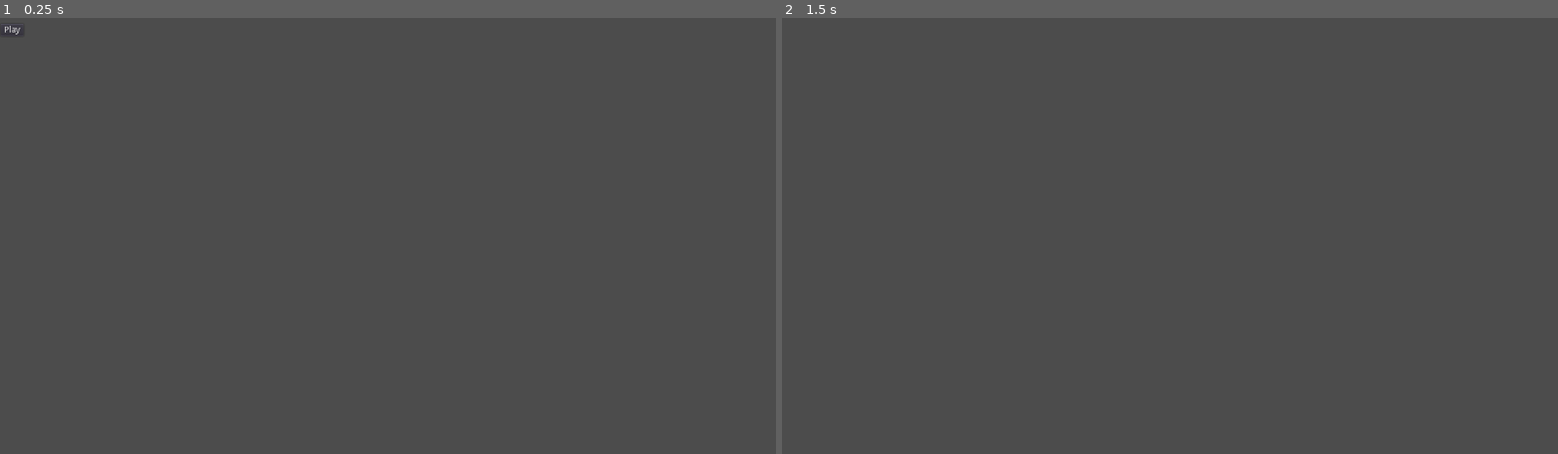
Above: before the commit, frames 1-2 (left to right).
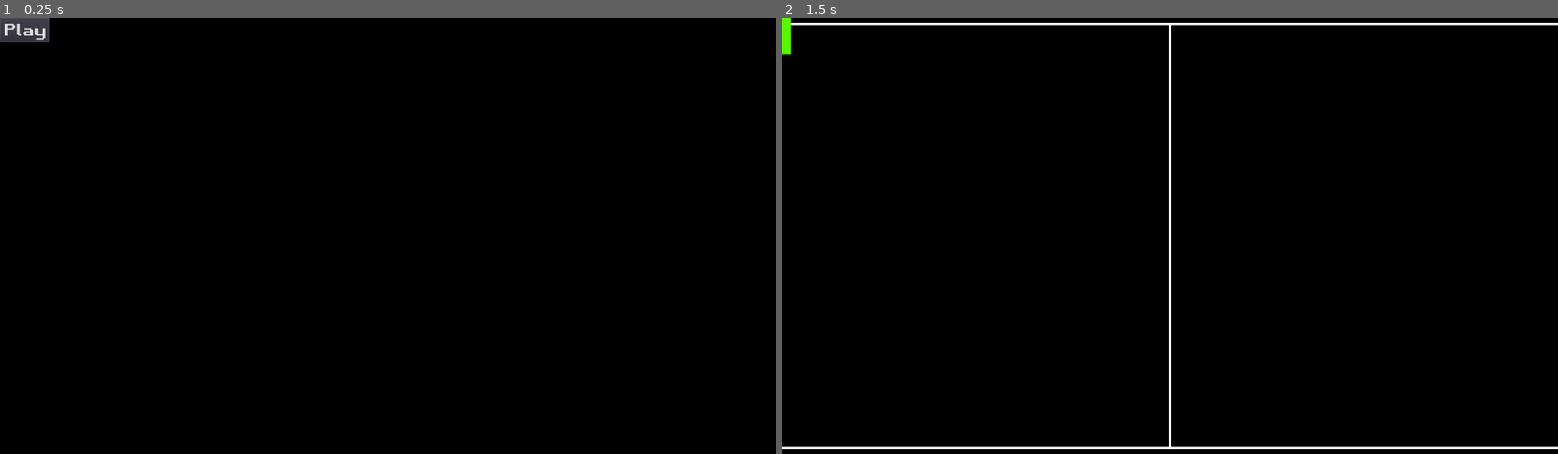
Above: after the commit, the same moments.

Repository: jesusminigolf/super_pong
Game: Godot game, scene res://scene/Menu.tscn
Two runs of this game, one before a commit and one after it. Both use one fixed random seed, a clock stepped at 60 frames per second and the inputs below.
Inputs:
- Up to frame 1 (0.25 s): no input
- Up to frame 2 (1.5 s): click "Play" at 0.5 s; tap Enter at 1.25 s

The runs differ from the first frame. In frame 1, 100% of the frame differs, in the area x 0-100%, y 0-100%; in frame 2, 100%.

Commit message:
Añadido fondo pantalla Añadido barras de límites Añadida red Añadido jugador izquierdo
Trabajo de Javier y Alejandro

Diff:
--- a/project.godot
+++ b/project.godot
@@ -22,6 +22,8 @@
 
 window/size/width=1280
 window/size/height=720
+window/stretch/mode="viewport"
+window/stretch/aspect="keep"
 
 [rendering]
 
--- a/scene/Game.tscn
+++ b/scene/Game.tscn
@@ -1,3 +1,28 @@
-[gd_scene format=2]
+[gd_scene load_steps=4 format=2]
+
+[ext_resource path="res://scripts/Game.gd" type="Script" id=1]
+[ext_resource path="res://images/vertical_bar.png" type="Texture" id=2]
+[ext_resource path="res://images/horizontal_bar.png" type="Texture" id=3]
 
 [node name=" GameNode" type="Node2D"]
+script = ExtResource( 1 )
+
+[node name="Background" type="ColorRect" parent="."]
+margin_right = 1280.0
+margin_bottom = 720.0
+color = Color( 0, 0, 0, 1 )
+__meta__ = {
+"_edit_use_anchors_": false
+}
+
+[node name="UpperBar" type="Sprite" parent="."]
+position = Vector2( 640, 10 )
+texture = ExtResource( 3 )
+
+[node name="MiddleBar" type="Sprite" parent="."]
+position = Vector2( 640, 360 )
+texture = ExtResource( 2 )
+
+[node name="LowerBar" type="Sprite" parent="."]
+position = Vector2( 640, 710 )
+texture = ExtResource( 3 )
--- a/scene/Menu.tscn
+++ b/scene/Menu.tscn
@@ -1,21 +1,33 @@
-[gd_scene load_steps=2 format=2]
+[gd_scene load_steps=4 format=2]
 
 [ext_resource path="res://PlayButton.gd" type="Script" id=1]
+[ext_resource path="res://tff/retrogaming.ttf" type="DynamicFontData" id=2]
+
+[sub_resource type="DynamicFont" id=1]
+size = 26
+font_data = ExtResource( 2 )
 
 [node name="Menu" type="Node2D"]
 
+[node name="Background" type="ColorRect" parent="."]
+margin_right = 1280.0
+margin_bottom = 720.0
+color = Color( 0, 0, 0, 1 )
+__meta__ = {
+"_edit_use_anchors_": false
+}
+
 [node name="CenterContainer" type="CenterContainer" parent="."]
-margin_right = 40.0
+margin_right = 82.0
 margin_bottom = 40.0
 __meta__ = {
 "_edit_use_anchors_": false
 }
 
 [node name="PlayButton" type="Button" parent="CenterContainer"]
-margin_left = 1.0
-margin_top = 10.0
-margin_right = 39.0
-margin_bottom = 30.0
+margin_right = 82.0
+margin_bottom = 40.0
+custom_fonts/font = SubResource( 1 )
 text = "Play"
 script = ExtResource( 1 )
 __meta__ = {
--- /dev/null
+++ b/scene/Player.tscn
@@ -0,0 +1,17 @@
+[gd_scene load_steps=3 format=2]
+
+[ext_resource path="res://images/player1.png" type="Texture" id=1]
+
+[sub_resource type="RectangleShape2D" id=1]
+extents = Vector2( 15.0153, 60.0062 )
+
+[node name="Player" type="Area2D"]
+__meta__ = {
+"_edit_lock_": true
+}
+
+[node name="Sprite" type="Sprite" parent="."]
+texture = ExtResource( 1 )
+
+[node name="CollisionShape2D" type="CollisionShape2D" parent="."]
+shape = SubResource( 1 )
--- /dev/null
+++ b/scripts/Game.gd
@@ -0,0 +1,19 @@
+extends Node2D
+
+
+# Declare member variables here. Examples:
+# var a = 2
+# var b = "text"
+
+var player = preload("res://scene/Player.tscn")
+
+var player_left = player.instance()
+
+# Called when the node enters the scene tree for the first time.
+func _ready():
+	add_child(player_left)
+
+
+# Called every frame. 'delta' is the elapsed time since the previous frame.
+#func _process(delta):
+#	pass
Binary file changed: images/vertical_bar.png
